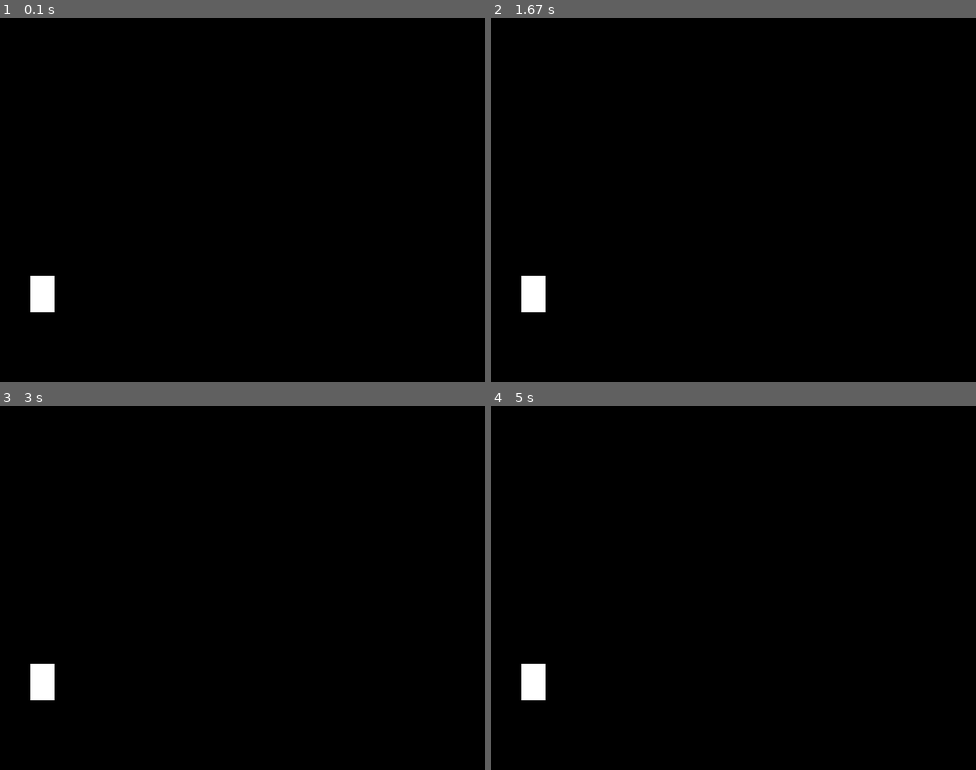
Above: before the commit, frames 1-4 (two rows, left to right).
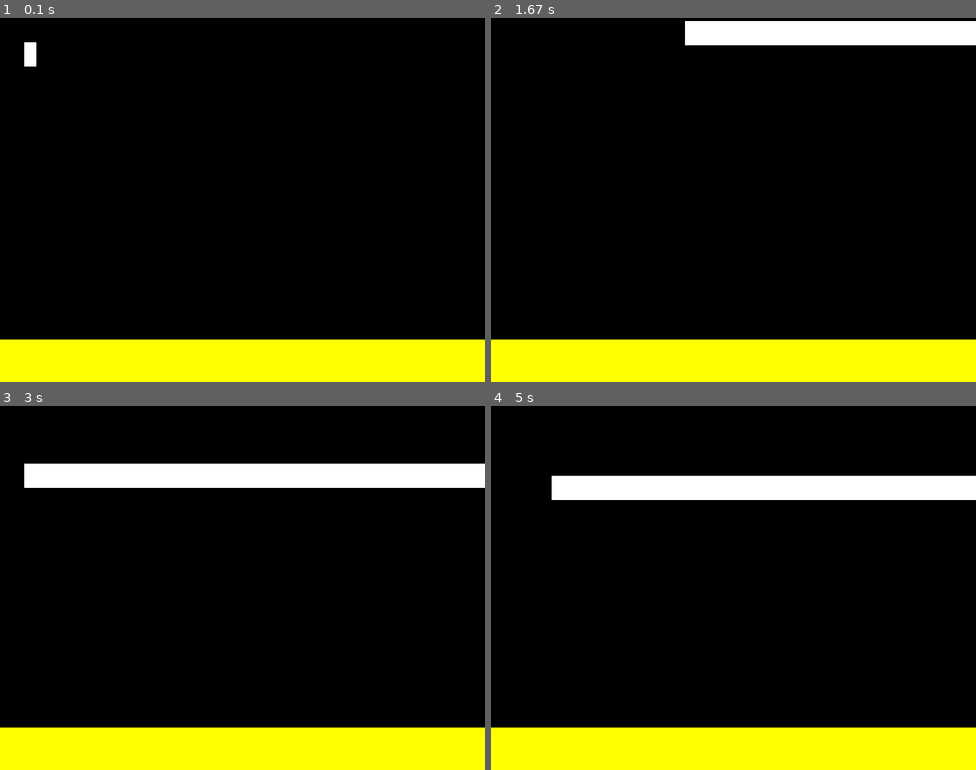
Above: after the commit, the same moments.

Repository: coderguy1777/ScrollLandia
Game: pygame game, started from Game Files/MainGameFile.py
Same seed, same stepped clock (60 frames per second), same inputs: the game is played once before the commit and once after it.
Inputs:
- Up to frame 1 (0.1 s): no input
- Up to frame 2 (1.67 s): hold Right 0.33-0.8 s; hold Up 0.83-1.13 s; hold Right 1.17-1.63 s
- Up to frame 3 (3 s): hold Left 1.67-2.2 s; hold Down 2.23-2.53 s; hold Left 2.57-2.97 s
- Up to frame 4 (5 s): hold Up 3-3.37 s; hold Right 3.4-4.03 s; hold Down 4.07-4.43 s; hold Left 4.47-4.93 s; hold Right from 4.97 s (still down)

The runs differ from the first frame. In frame 1, 12% of the frame differs, in the area x 0-100%, y 6-100%; in frame 2, 16%; in frame 3, 18%, in the area x 0-100%, y 15-100%; in frame 4, 18%.

Commit message:
Add files via upload

Diff:
--- /dev/null
+++ b/Game Files/GameItems.py
@@ -0,0 +1,15 @@
+import random
+import sys
+import pygame
+
+
+class Inventory:
+    def __init__(self):
+        self.sword = str("Sword")
+        self.backpack = "Backpack"
+        self.item1 = "Pan"
+        self.item2 = "Food Maker"
+        self.itemlist = []
+
+    def invlist(self):
+        self.itemlist.append(self.sword)
--- a/Game Files/MainGameFile.py
+++ b/Game Files/MainGameFile.py
@@ -1,37 +1,50 @@
 import pygame
 import sys
+import time
+import random
 import os
+import GameItems
 
-(width, height) = (800, 600)
-background_color = (255, 0, 255)
-screen = pygame.display.set_mode((width, height))
+
+class Player():
+    def __init(self, player):
+        self.player = player
+        self.gametiles = []
+        self.obstacles = []
+
+
+(widdth, heiight) = (800, 600)
+screen = pygame.display.set_mode((widdth, heiight))
 pygame.display.set_caption("ScrollLandia")
-screen.fill(background_color)
+background = (222, 222, 22, 0)
+y = 40
+x = 40
+width = 40
+twoy = 400
+height = 40
+vel = 5
+screen.fill(background)
 pygame.display.flip()
 
-y = 425
-x = 50
-width = 40
-height = 60
-vel = 5
-
+count = 20
 running = True
 while running:
-    pygame.time.delay(50)
     for event in pygame.event.get():
         if event.type == pygame.QUIT:
             running = False
 
     keys = pygame.key.get_pressed()
-    if keys[pygame.K_a] and x > vel:
+    if keys[pygame.K_LEFT] and x > vel:
         x -= vel
-    if keys[pygame.K_d] and x < 500 - 40:
+    if keys[pygame.K_RIGHT] and x < 740:
         x += vel
-    if keys[pygame.K_w] and y > vel:
+        count = count + 20
+    if keys[pygame.K_UP] and y > vel:
         y -= vel
-    if keys[pygame.K_s] and y < 500 - 40:
+    if keys[pygame.K_DOWN] and y < 500 - vel:
         y += vel
 
     screen.fill((0, 0, 0))
-    pygame.draw.rect(screen, (255, 255, 255), (x, y, width, height))
+    pygame.draw.rect(screen, (255, 255, 255, 255), (x, y, count, height))
+    screen2 = pygame.draw.rect(screen, (255, 255, 2, 255), (0, 530, 900, 90))
     pygame.display.update()
